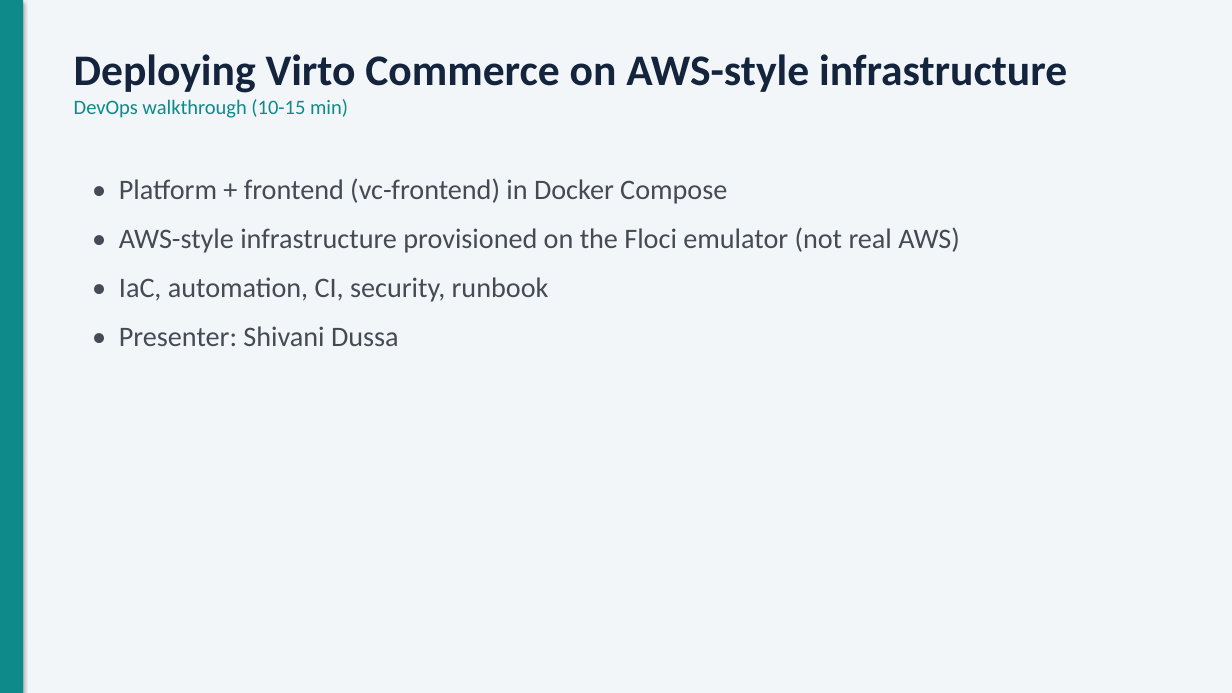
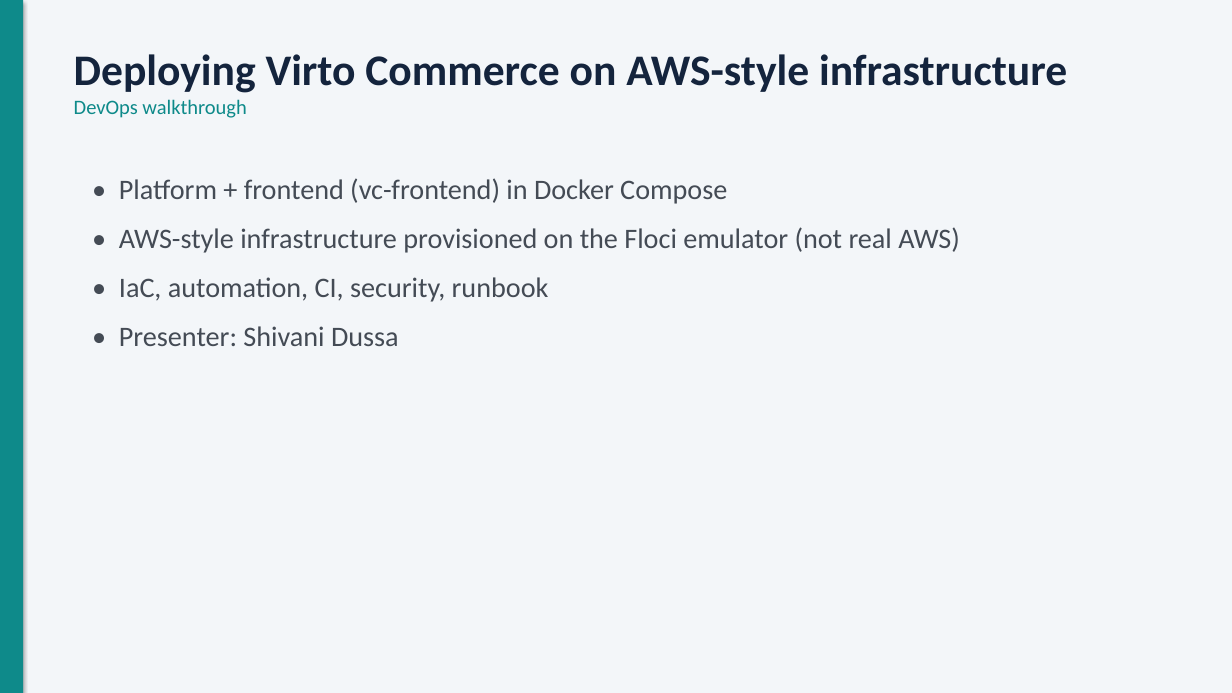
Before and after one commit to adarsh0331/Project_29_Virto_e-commerce, a slide deck: slide 1 of docs/presentation/Virto-AWS-DevOps-presentation.pptx. Drawn at 1232x693 pixels with LibreOffice and Linux fonts; fonts in the diff are those of the drawing. Boxes give left, top, right and bottom in pixels: in the first picture for what was removed or moved away, otherwise in the second. Text is boxed around its words. In the diff, an @@ line names an element or a change of style, - is before the commit and + after.

```diff
--- a/docs/presentation/Virto-AWS-DevOps-presentation.pptx
+++ b/docs/presentation/Virto-AWS-DevOps-presentation.pptx
@@ text at [74,99,246,118]: text changed @@
-DevOps walkthrough (10-15 min)
+DevOps walkthrough
```
Also in this commit, not shown: 2 slides removed.
